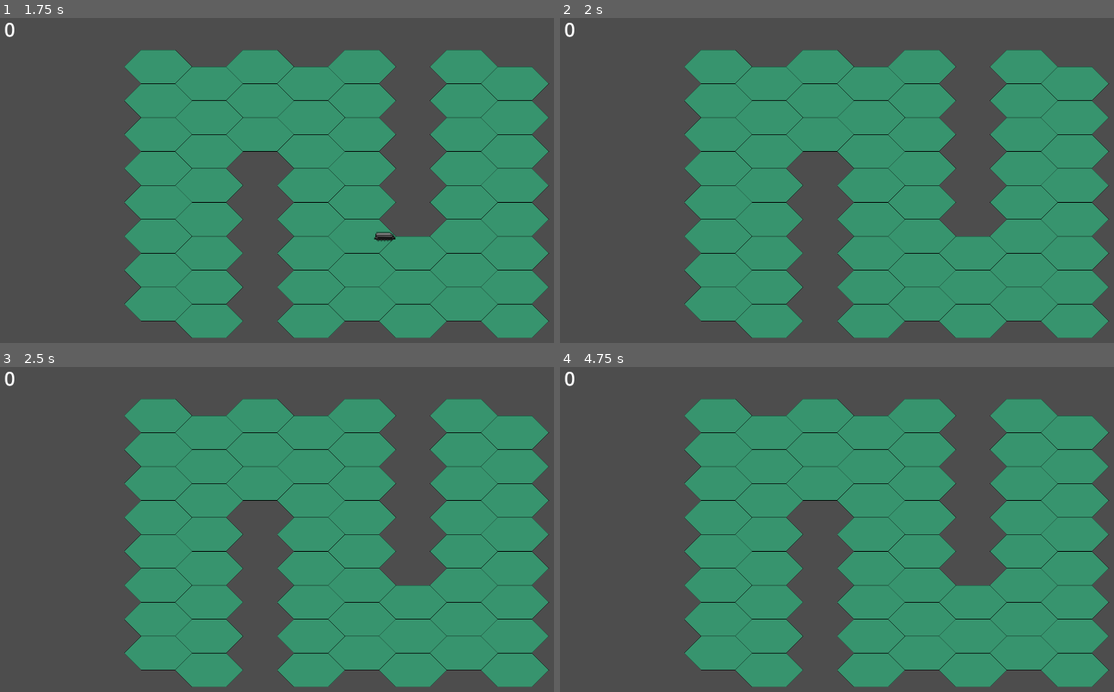
Above: before the commit, frames 1-4 (two rows, left to right).
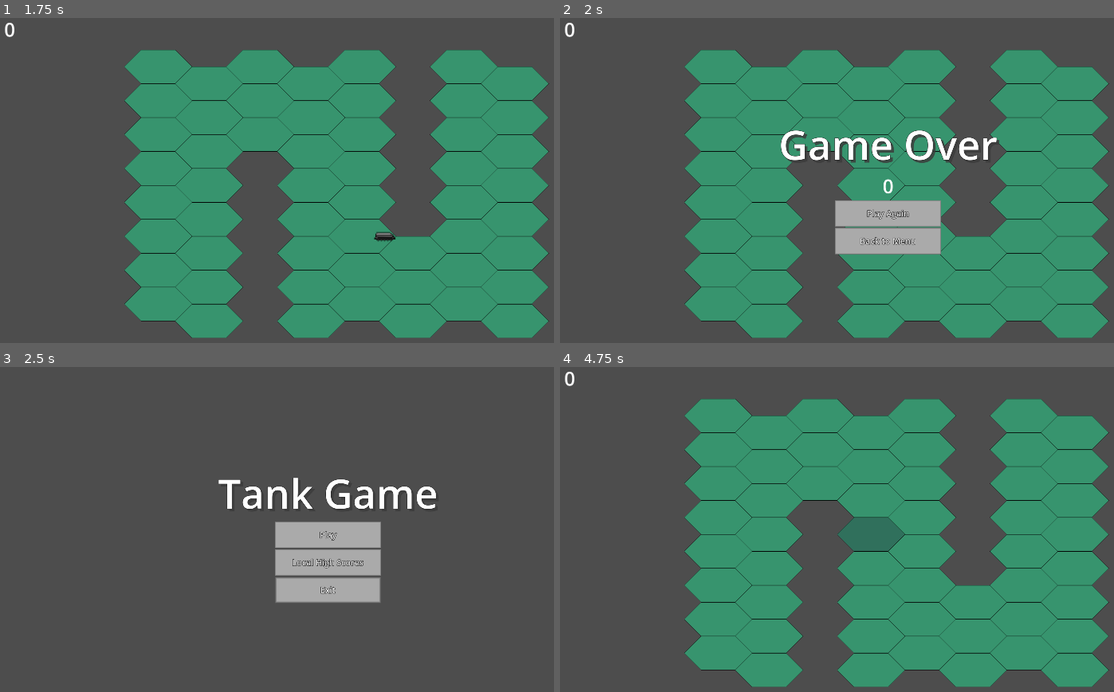
Above: after the commit, the same moments.

Repository: BobWizardLad/Tonk-Game
Game: Godot game, scene res://game_manager.tscn
Same seed, same stepped clock (60 frames per second), same inputs: the game is played once before the commit and once after it.
Inputs (mouse positions are in pixels of both pictures, inside the frame that each line leads up to):
- Up to frame 1 (1.75 s): click "Play" at 0.5 s; tap Enter at 1.25 s; hold Right (ui_right) from 1.28 s (still down)
- Up to frame 2 (2 s): keep holding Right (ui_right)
- Up to frame 3 (2.5 s): release Right (ui_right) at 2 s; click (326, 591) at 2 s, where only the run after the commit has a clickable "Back to Menu"
- Up to frame 4 (4.75 s): click (886, 536) at 2.75 s, where only the run after the commit has a clickable "Play"; tap Space at 3.5 s; hold Down (ui_down) 3.53-4.28 s; tap Enter at 4.25 s; hold Right (ui_right) from 4.28 s (still down)

Frame 1 is identical in both runs. In frame 2, 4.9% of the frame differs, in the area x 39-80%, y 34-73%; in frame 3, 53%, in the area x 0-100%, y 1-99%; in frame 4, 0.9%.
Error after the commit: Invalid access to property or key 'position' on a base object of type 'previously freed'. (res://game.gd:22)

Commit message:
:construction: Game Over Menu
Game over menu with a link to the homepage is now implemented.

Game cannot be reloaded due to the player node being freed.

Diff:
--- a/game.gd
+++ b/game.gd
@@ -7,8 +7,7 @@
 var save_filepath = "res://highscores.json"
 var scores: Array
 
-var score: int = 0
-var game_active: bool = true
+var game_active: bool = false
 
 # Called when the node enters the scene tree for the first time.
 func _ready() -> void:
@@ -16,16 +15,17 @@
 
 # Called every frame. 'delta' is the elapsed time since the previous frame.
 func _process(delta: float) -> void:
-	SCORE.text = str(score)
+	SCORE.text = str(GameState.score)
 
 	LEVELHANDLER.will_remove_tiles = game_active
 	if game_active:
 		if not LEVELHANDLER.is_current_map_cell_exist(LEVELHANDLER.get_cell_local_to_map(PLAYER.position)):
 			PLAYER.queue_free()
+			PLAYER.emit_signal("player_died")
 			game_active = false
 
 func increase_score():
-	score += 1
+	GameState.score += 1
 
 func _on_level_handler_tile_removed() -> void:
 	increase_score()
--- a/game_manager.gd
+++ b/game_manager.gd
@@ -7,9 +7,22 @@
 func _on_play_button_down() -> void:
 	$MainMenu.hide()
 	$Game.show()
+	$Game.game_active = true
 
 func _on_local_high_score_button_down() -> void:
 	pass
 
 func _on_exit_button_down() -> void:
 	get_tree().quit()
+
+func _on_replay_button_down() -> void:
+	pass
+
+func _on_back_to_menu_button_down() -> void:
+	$GameOver.hide()
+	$Game.hide()
+	$MainMenu.show()
+
+func _on_player_player_died() -> void:
+	$GameOver.show()
+	$GameOver/VBoxContainer/Score.text = str(GameState.score)
--- a/game_manager.tscn
+++ b/game_manager.tscn
@@ -1,8 +1,9 @@
-[gd_scene load_steps=4 format=3 uid="uid://chcwiivcy6erh"]
+[gd_scene load_steps=5 format=3 uid="uid://chcwiivcy6erh"]
 
 [ext_resource type="Script" path="res://game_manager.gd" id="1_pnys1"]
 [ext_resource type="PackedScene" uid="uid://dqq8em5x4pex" path="res://main_menu.tscn" id="2_a114l"]
 [ext_resource type="PackedScene" uid="uid://dm4j0qfcuf2f2" path="res://game.tscn" id="3_1n7e0"]
+[ext_resource type="PackedScene" uid="uid://ctn1tbwrpito2" path="res://game_over.tscn" id="4_f35wh"]
 
 [node name="GameManager" type="Node2D"]
 script = ExtResource("1_pnys1")
@@ -12,8 +13,16 @@
 [node name="Game" parent="." instance=ExtResource("3_1n7e0")]
 visible = false
 
+[node name="GameOver" parent="." instance=ExtResource("4_f35wh")]
+visible = false
+
 [connection signal="button_down" from="MainMenu/VBoxContainer/Play" to="." method="_on_play_button_down"]
 [connection signal="button_down" from="MainMenu/VBoxContainer/LocalHighScore" to="." method="_on_local_high_score_button_down"]
 [connection signal="button_down" from="MainMenu/VBoxContainer/Exit" to="." method="_on_exit_button_down"]
+[connection signal="player_died" from="Game/Player" to="." method="_on_player_player_died"]
+[connection signal="button_down" from="GameOver/VBoxContainer/Play" to="." method="_on_replay_button_down"]
+[connection signal="button_down" from="GameOver/VBoxContainer/Exit" to="." method="_on_back_to_menu_button_down"]
 
 [editable path="MainMenu"]
+[editable path="Game"]
+[editable path="GameOver"]
--- /dev/null
+++ b/game_over.tscn
@@ -0,0 +1,49 @@
+[gd_scene load_steps=3 format=3 uid="uid://ctn1tbwrpito2"]
+
+[ext_resource type="Theme" uid="uid://dx3mf0lypmtom" path="res://Title_Theme.tres" id="1_sf55i"]
+[ext_resource type="Theme" uid="uid://c8ic43h2818k" path="res://button_theme.tres" id="2_175ri"]
+
+[node name="GameOver" type="Control"]
+layout_mode = 3
+anchors_preset = 15
+anchor_right = 1.0
+anchor_bottom = 1.0
+grow_horizontal = 2
+grow_vertical = 2
+
+[node name="VBoxContainer" type="VBoxContainer" parent="."]
+layout_mode = 1
+anchors_preset = 14
+anchor_top = 0.5
+anchor_right = 1.0
+anchor_bottom = 0.5
+offset_top = -87.5
+offset_bottom = 87.5
+grow_horizontal = 2
+grow_vertical = 2
+
+[node name="Label" type="Label" parent="VBoxContainer"]
+layout_mode = 2
+theme = ExtResource("1_sf55i")
+text = "Game Over"
+horizontal_alignment = 1
+
+[node name="Score" type="Label" parent="VBoxContainer"]
+layout_mode = 2
+theme_override_font_sizes/font_size = 72
+text = "0"
+horizontal_alignment = 1
+
+[node name="Play" type="Button" parent="VBoxContainer"]
+custom_minimum_size = Vector2(400, 100)
+layout_mode = 2
+size_flags_horizontal = 4
+theme = ExtResource("2_175ri")
+text = "Play Again"
+
+[node name="Exit" type="Button" parent="VBoxContainer"]
+custom_minimum_size = Vector2(400, 100)
+layout_mode = 2
+size_flags_horizontal = 4
+theme = ExtResource("2_175ri")
+text = "Back to Menu"
--- /dev/null
+++ b/game_state.gd
@@ -0,0 +1,3 @@
+extends Node
+
+var score: int = 0
--- a/level_handler.gd
+++ b/level_handler.gd
@@ -9,6 +9,7 @@
 var will_remove_tiles: bool = true
 var DECAY_TIME: float = 3.00
 var decay_speed: float = DECAY_TIME
+var cell_coord: Vector2i
 
 signal tile_removed
 
@@ -33,7 +34,7 @@
 
 # Function to make random tiles on the map fade to black
 func fade_tile(tileset: TileMapLayer):
-	var cell_coord = tileset.get_used_cells()[randi_range(0, tileset.get_used_cells().size()-1)]
+	cell_coord = tileset.get_used_cells()[randi_range(0, tileset.get_used_cells().size()-1)]
 	var tween = get_tree().create_tween()
 	var warn = Sprite2D.new()
 	warn.modulate = Color(1.0, 1.0, 1.0, 0.0)
--- a/player.gd
+++ b/player.gd
@@ -10,6 +10,8 @@
 var sprite_right_up: CompressedTexture2D = load("res://arcar_right_up.png")
 
 var SPEED: int = 200
+
+signal player_died
 
 # Player Input Stream - Movement
 func _process(delta: float) -> void:
--- a/project.godot
+++ b/project.godot
@@ -15,6 +15,10 @@
 config/features=PackedStringArray("4.3", "GL Compatibility")
 config/icon="res://icon.svg"
 
+[autoload]
+
+GameState="*res://game_state.gd"
+
 [display]
 
 window/size/viewport_width=1920
